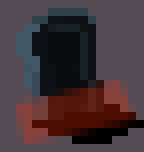
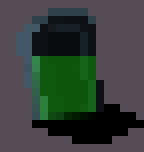
Two versions of the same layered image (144px x 152px). Layer-by-layer changes:
added layer "Hotspot" (30%) above "Collider" over bbox(32, 56, 96, 120)
hid "Collider" over bbox(16, 80, 136, 144)
